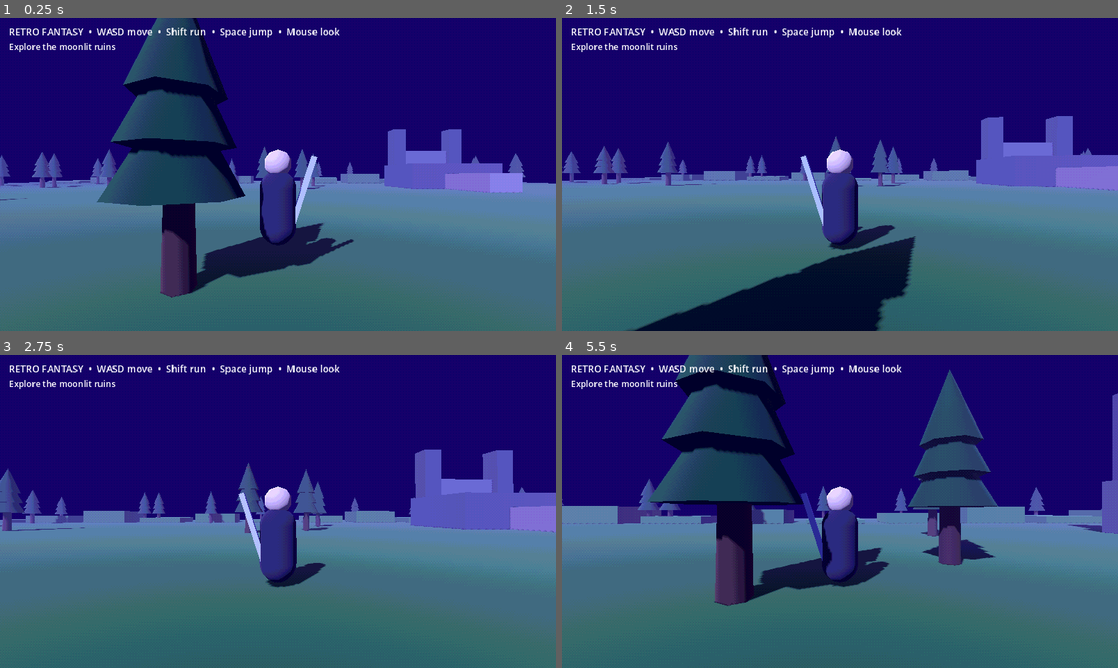
Above: before the commit, frames 1-4 (two rows, left to right).
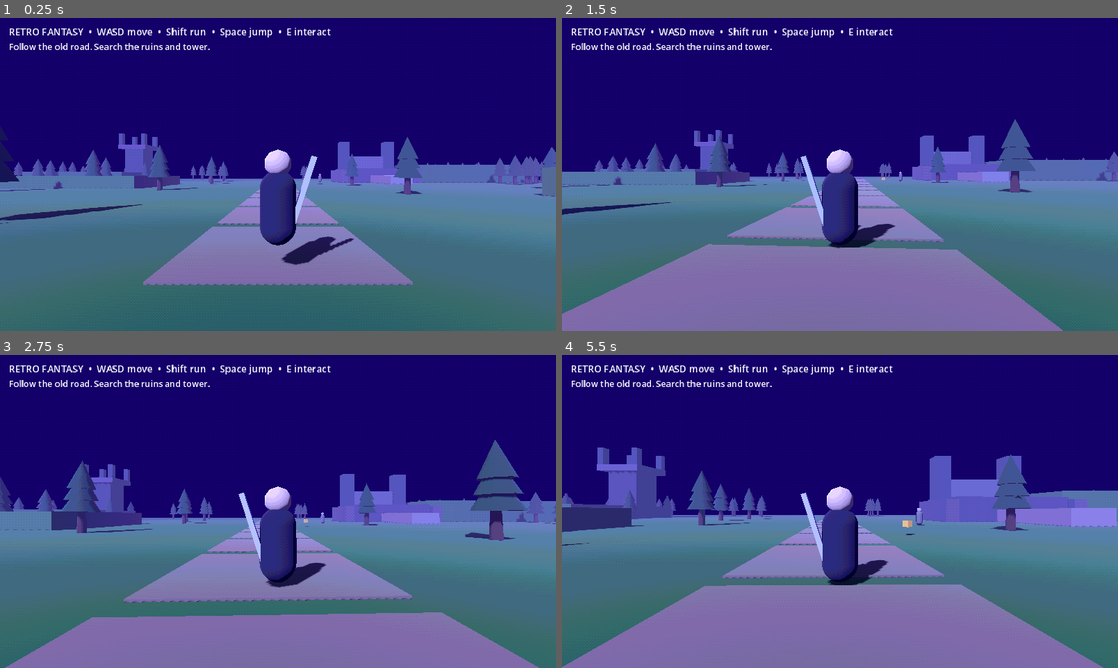
Above: after the commit, the same moments.

Repository: jasonjllind-cpu/aispel
Game: Godot game, scene res://main.tscn
Two runs of this game, one before a commit and one after it. Both use one fixed random seed, a clock stepped at 60 frames per second and the inputs below.
Inputs (mouse positions are in pixels of both pictures, inside the frame that each line leads up to):
- Up to frame 1 (0.25 s): no input
- Up to frame 2 (1.5 s): move the mouse to (867, 174) at 0.52 s; hold W (move_forward) from 0.53 s (still down); tap Space (jump) at 0.6, 0.77, 1.07 s; move the mouse to (812, 174) at 1.27 s; tap Shift (sprint) at 1.35 s
- Up to frame 3 (2.75 s): keep holding W (move_forward); tap Space (jump) at 1.52, 1.55, 1.82, 2.1 s; move the mouse to (289, 505) at 2.02 s
- Up to frame 4 (5.5 s): keep holding W (move_forward); move the mouse to (834, 517) at 2.77 s; tap Shift (sprint) at 2.85, 4.35 s; tap Space (jump) at 3.02, 3.05, 3.32, 3.6, 3.77, 4.07, 4.52, 4.55, 4.82, 5.1 s; move the mouse to (878, 514) at 3.52 s; move the mouse to (795, 508) at 4.27 s; move the mouse to (845, 511) at 5.02 s

The runs differ from the first frame. In frame 1, 24% of the frame differs, in the area x 0-100%, y 0-90%; in frame 2, 30%; in frame 3, 30%; in frame 4, 46%, in the area x 0-100%, y 0-100%.

Commit message:
Build exploration zone with loot and enemies

Diff:
--- a/scripts/world.gd
+++ b/scripts/world.gd
@@ -1,13 +1,19 @@
 extends Node3D
 
 const PLAYER_SCRIPT := preload("res://scripts/player.gd")
+const ENEMY_SCRIPT := preload("res://scripts/enemy.gd")
+const LOOT_SCRIPT := preload("res://scripts/loot.gd")
 const RETRO_SHADER := preload("res://shaders/retro_post.gdshader")
 
 func _ready() -> void:
 	_build_environment()
 	_build_ground()
+	_build_paths_and_hills()
 	_build_ruin()
+	_build_watchtower()
 	_build_forest()
+	_spawn_loot()
+	_spawn_enemies()
 	_spawn_player()
 	_build_retro_postprocess()
 	_build_hud()
@@ -22,23 +28,20 @@
 	env.ambient_light_energy = 0.82
 	env.fog_enabled = true
 	env.fog_light_color = Color("6158a8")
-	env.fog_density = 0.018
+	env.fog_density = 0.016
 	env.fog_sky_affect = 0.9
 	world_env.environment = env
 	add_child(world_env)
-
 	var moon := DirectionalLight3D.new()
 	moon.rotation_degrees = Vector3(-38, -32, 0)
 	moon.light_color = Color("c3ceff")
 	moon.light_energy = 1.45
 	moon.shadow_enabled = true
 	add_child(moon)
-
 	var fill := DirectionalLight3D.new()
 	fill.rotation_degrees = Vector3(-18, 140, 0)
 	fill.light_color = Color("6144b5")
 	fill.light_energy = 0.28
-	fill.shadow_enabled = false
 	add_child(fill)
 
 func _mat(color: Color, rough := 1.0) -> StandardMaterial3D:
@@ -65,19 +68,30 @@
 	return body
 
 func _build_ground() -> void:
-	_add_static_box(self, Vector3(0, -1, 0), Vector3(140, 2, 140), Color("315d2f"))
-	for i in range(22):
-		var x := -55.0 + float(i % 11) * 11.0
-		var z := -48.0 + float(i / 11) * 95.0
-		var h := 1.0 + float((i * 7) % 5) * 0.6
-		_add_static_box(self, Vector3(x, h * 0.25 - 0.2, z), Vector3(8, h, 8), Color("44733a"))
+	_add_static_box(self, Vector3(0, -1, 0), Vector3(220, 2, 220), Color("315d2f"))
+
+func _build_paths_and_hills() -> void:
+	for i in range(18):
+		var z := 20.0 - i * 6.0
+		_add_static_box(self, Vector3(0, 0.02, z), Vector3(5.5, 0.08, 5.2), Color("716b57"))
+	var hills := [
+		[Vector3(-34, 1.0, -20), Vector3(22, 2.0, 18)],
+		[Vector3(42, 1.5, 14), Vector3(28, 3.0, 24)],
+		[Vector3(-50, 2.0, 48), Vector3(30, 4.0, 25)],
+		[Vector3(55, 2.5, -55), Vector3(36, 5.0, 30)],
+		[Vector3(-62, 1.5, -58), Vector3(30, 3.0, 26)]
+	]
+	for hill in hills:
+		_add_static_box(self, hill[0], hill[1], Color("3c6c37"))
 
 func _build_forest() -> void:
 	var rng := RandomNumberGenerator.new()
 	rng.seed = 82426
-	for i in range(75):
-		var p := Vector3(rng.randf_range(-58, 58), 0, rng.randf_range(-58, 58))
-		if p.length() < 12.0 or Vector2(p.x - 28.0, p.z + 25.0).length() < 15.0:
+	for i in range(150):
+		var p := Vector3(rng.randf_range(-95, 95), 0, rng.randf_range(-95, 95))
+		if abs(p.x) < 6.0 and p.z > -90.0 and p.z < 35.0:
+			continue
+		if Vector2(p.x - 28.0, p.z + 45.0).length() < 20.0:
 			continue
 		var tree := Node3D.new()
 		tree.position = p
@@ -86,8 +100,8 @@
 		cyl.radial_segments = 6
 		cyl.rings = 1
 		cyl.top_radius = 0.22
-		cyl.bottom_radius = 0.34
-		cyl.height = rng.randf_range(3.2, 5.8)
+		cyl.bottom_radius = 0.38
+		cyl.height = rng.randf_range(3.5, 6.5)
 		trunk.mesh = cyl
 		trunk.position.y = cyl.height * 0.5
 		trunk.material_override = _mat(Color("3b271d"))
@@ -98,28 +112,98 @@
 			cone.radial_segments = 7
 			cone.rings = 1
 			cone.top_radius = 0.0
-			cone.bottom_radius = 1.3 - j * 0.18
-			cone.height = 2.4
+			cone.bottom_radius = 1.5 - j * 0.2
+			cone.height = 2.6
 			crown.mesh = cone
-			crown.position.y = 3.0 + j * 1.0
+			crown.position.y = 3.2 + j * 1.05
 			crown.material_override = _mat(Color("153a22"))
 			tree.add_child(crown)
 		add_child(tree)
 
 func _build_ruin() -> void:
-	var base := Vector3(28, 0, -25)
-	_add_static_box(self, base + Vector3(0, 2, 0), Vector3(14, 4, 10), Color("424452"))
-	_add_static_box(self, base + Vector3(0, 5.2, -4.2), Vector3(10, 3, 1.6), Color("555667"))
-	_add_static_box(self, base + Vector3(-5.2, 7.2, -3.7), Vector3(2.3, 7, 2.3), Color("383a47"))
-	_add_static_box(self, base + Vector3(5.2, 7.2, -3.7), Vector3(2.3, 7, 2.3), Color("383a47"))
-	_add_static_box(self, base + Vector3(0, 1.2, 7), Vector3(4, 2.4, 12), Color("807b75"))
+	var base := Vector3(28, 0, -45)
+	_add_static_box(self, base + Vector3(0, 2, 0), Vector3(18, 4, 12), Color("424452"))
+	_add_static_box(self, base + Vector3(0, 6.0, -5.0), Vector3(14, 4, 1.8), Color("555667"))
+	_add_static_box(self, base + Vector3(-7, 8.0, -4.5), Vector3(3, 9, 3), Color("383a47"))
+	_add_static_box(self, base + Vector3(7, 8.0, -4.5), Vector3(3, 9, 3), Color("383a47"))
+	_add_static_box(self, base + Vector3(0, 1.0, 10), Vector3(5, 2, 16), Color("807b75"))
+	_add_static_box(self, base + Vector3(-10, 1.8, 1), Vector3(2, 3.6, 12), Color("4a4c55"))
+	_add_static_box(self, base + Vector3(10, 1.8, 1), Vector3(2, 3.6, 12), Color("4a4c55"))
+
+func _build_watchtower() -> void:
+	var base := Vector3(-55, 0, -68)
+	_add_static_box(self, base + Vector3(0, 6, 0), Vector3(7, 12, 7), Color("3e414b"))
+	_add_static_box(self, base + Vector3(0, 12.8, 0), Vector3(10, 1.6, 10), Color("50535d"))
+	for x in [-4.2, 4.2]:
+		for z in [-4.2, 4.2]:
+			_add_static_box(self, base + Vector3(x, 15.2, z), Vector3(1.5, 5, 1.5), Color("353741"))
+
+func _spawn_loot() -> void:
+	_create_loot(Vector3(5, 0.8, -18), "Ancient Coin", Color("d8b84b"))
+	_create_loot(Vector3(30, 1.0, -41), "Moon Shard", Color("8bd2ff"))
+	_create_loot(Vector3(-55, 1.0, -63), "Old Key", Color("c59a57"))
+
+func _create_loot(pos: Vector3, name: String, color: Color) -> void:
+	var area := Area3D.new()
+	area.position = pos
+	area.set_script(LOOT_SCRIPT)
+	area.item_name = name
+	var mesh := MeshInstance3D.new()
+	var shape_mesh := BoxMesh.new()
+	shape_mesh.size = Vector3(0.45, 0.45, 0.45)
+	mesh.mesh = shape_mesh
+	mesh.material_override = _mat(color, 0.3)
+	area.add_child(mesh)
+	var col := CollisionShape3D.new()
+	var shape := SphereShape3D.new()
+	shape.radius = 0.7
+	col.shape = shape
+	area.add_child(col)
+	add_child(area)
+
+func _spawn_enemies() -> void:
+	_create_enemy(Vector3(10, 1.0, -30))
+	_create_enemy(Vector3(33, 1.0, -48))
+	_create_enemy(Vector3(-48, 1.0, -58))
+
+func _create_enemy(pos: Vector3) -> void:
+	var enemy := CharacterBody3D.new()
+	enemy.position = pos
+	enemy.set_script(ENEMY_SCRIPT)
+	var col := CollisionShape3D.new()
+	var cap := CapsuleShape3D.new()
+	cap.radius = 0.4
+	cap.height = 1.7
+	col.shape = cap
+	col.position.y = 0.85
+	enemy.add_child(col)
+	var body := MeshInstance3D.new()
+	var body_mesh := CapsuleMesh.new()
+	body_mesh.radial_segments = 7
+	body_mesh.rings = 3
+	body_mesh.radius = 0.38
+	body_mesh.height = 1.65
+	body.mesh = body_mesh
+	body.position.y = 0.85
+	body.material_override = _mat(Color("5f665a"))
+	enemy.add_child(body)
+	var head := MeshInstance3D.new()
+	var sphere := SphereMesh.new()
+	sphere.radial_segments = 7
+	sphere.rings = 3
+	sphere.radius = 0.28
+	sphere.height = 0.56
+	head.mesh = sphere
+	head.position.y = 1.82
+	head.material_override = _mat(Color("9ba08f"))
+	enemy.add_child(head)
+	add_child(enemy)
 
 func _spawn_player() -> void:
 	var player := CharacterBody3D.new()
 	player.name = "Player"
-	player.position = Vector3(0, 1.2, 12)
+	player.position = Vector3(0, 1.2, 22)
 	player.set_script(PLAYER_SCRIPT)
-
 	var collision := CollisionShape3D.new()
 	var capsule := CapsuleShape3D.new()
 	capsule.radius = 0.45
@@ -127,7 +211,6 @@
 	collision.shape = capsule
 	collision.position.y = 0.9
 	player.add_child(collision)
-
 	var visual := Node3D.new()
 	visual.name = "Visual"
 	player.add_child(visual)
@@ -159,7 +242,6 @@
 	sword.rotation_degrees.z = -18
 	sword.material_override = _mat(Color("a8b7c7"), 0.35)
 	visual.add_child(sword)
-
 	var pivot := Node3D.new()
 	pivot.name = "CameraPivot"
 	pivot.position.y = 1.65
@@ -192,12 +274,12 @@
 	var layer := CanvasLayer.new()
 	layer.layer = 100
 	var label := Label.new()
-	label.text = "RETRO FANTASY  •  WASD move  •  Shift run  •  Space jump  •  Mouse look"
+	label.text = "RETRO FANTASY  •  WASD move  •  Shift run  •  Space jump  •  E interact"
 	label.position = Vector2(10, 8)
 	label.add_theme_font_size_override("font_size", 11)
 	layer.add_child(label)
 	var objective := Label.new()
-	objective.text = "Explore the moonlit ruins"
+	objective.text = "Follow the old road. Search the ruins and tower."
 	objective.position = Vector2(10, 26)
 	objective.add_theme_font_size_override("font_size", 10)
 	layer.add_child(objective)
